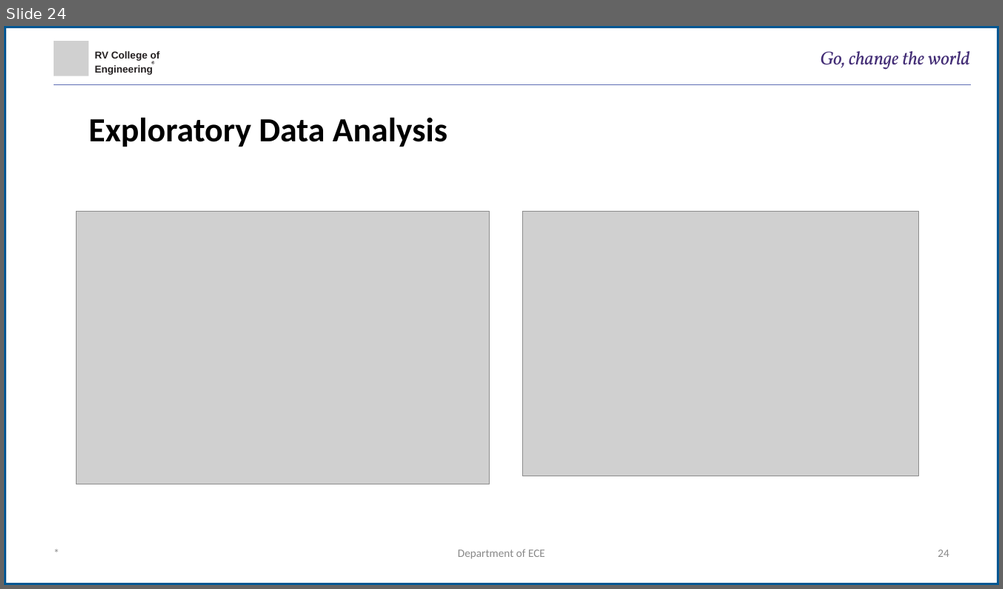
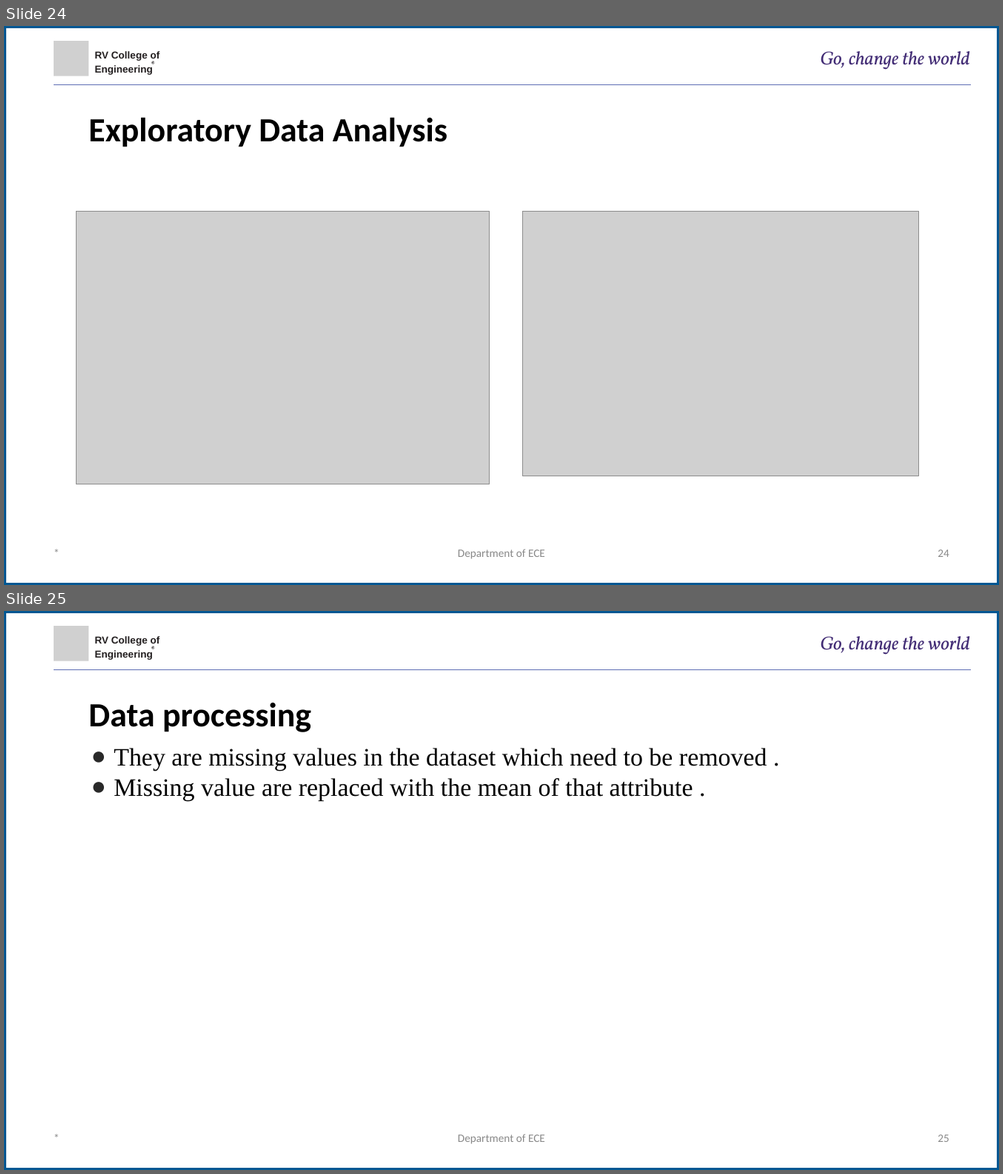
Before and after one commit to mayurraj876/Diabetes-Prediction, a slide deck: PPT and Synopsis/Minor Project .pptx. Shown one above the other, each under a label of ours: slide 24 before the commit, slides 24 and 25 after it. The pictures are 1003x589 and 1003x1174 pixels, drawn with LibreOffice and Linux fonts; fonts in the diff are those of the drawing; grey boxes stand for pictures. Boxes give left, top, right and bottom in pixels: in the first picture for what was removed or moved away, otherwise in the second. Text is boxed around its words. In the diff, an @@ line names an element or a change of style, - is before the commit and + after.

```diff
--- a/PPT and Synopsis/Minor Project .pptx
+++ b/PPT and Synopsis/Minor Project .pptx
@@ slide 25 added at <box>4,611,999,1170</box>, background #FFFFFF @@
@@ rectangle added at <box>4,611,999,1170</box>, fill #FFFFFF, outline #005893 6 pt @@
@@ picture added at <box>54,626,88,661</box> @@
@@ text added at <box>95,636,160,660</box>, 16 pt, text #231F20, bold @@
+RV College of
+Engineering
@@ freeform shape added at <box>151,647,154,649</box>, fill #231F20 @@
@@ freeform shape added at <box>152,647,153,648</box>, fill #231F20 @@
@@ title added at <box>819,636,970,655</box>, 30 pt, text #422C75, italic @@
+Go, change the world
@@ freeform shape added at <box>54,669,970,669</box>, outline #5E6DB3 1.24 pt @@
@@ text added at <box>88,703,311,732</box>, 54 pt, text #000000, bold @@
+Data processing
@@ text added at <box>114,748,767,801</box>, 40 pt, text #000000 @@
+    ● They are missing values in the dataset which need to be removed .
+    ● Missing value are replaced with the mean of that attribute .
@@ text added at <box>54,1131,282,1159</box>, 18 pt, text #898989 @@
+*
@@ text added at <box>458,1134,545,1145</box>, 18 pt, text #898989 @@
+Department of ECE
@@ page number added at <box>937,1135,948,1142</box>, 18 pt, text #898989 @@
+25
```
Also in this commit, not shown: 2 slides changed, 2 other slides added, 2 other files.
